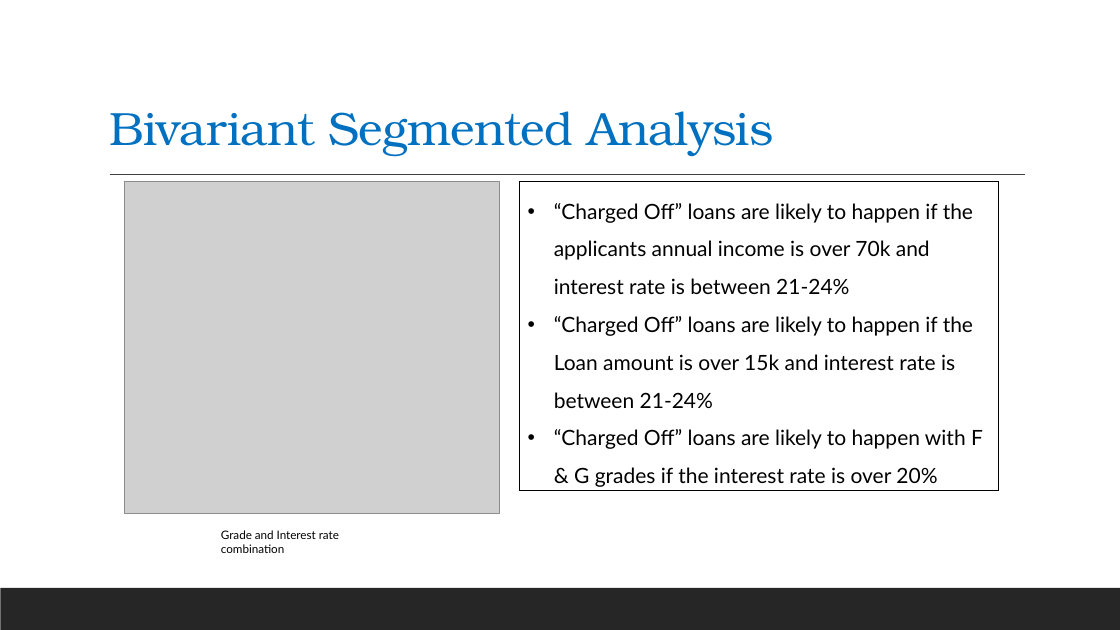
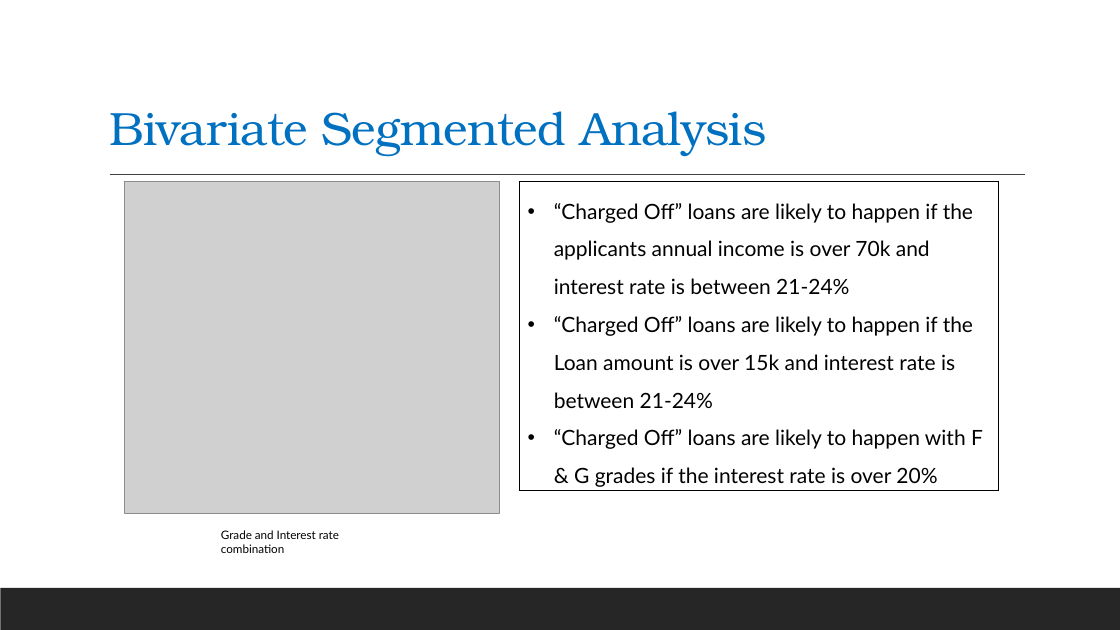
Before and after one commit to mrsivanandareddy/lending-club-case-study, a slide deck: slide 8 of Lending_Club_Case_Study.pptx (slide 23 before the commit). Drawn at 1120x630 pixels with LibreOffice and Linux fonts; fonts in the diff are those of the drawing; grey boxes stand for pictures. Boxes give left, top, right and bottom in pixels: in the first picture for what was removed or moved away, otherwise in the second. Text is boxed around its words. In the diff, an @@ line names an element or a change of style, - is before the commit and + after.

```diff
--- a/Lending_Club_Case_Study.pptx
+++ b/Lending_Club_Case_Study.pptx
@@ title at (x1=109, y1=111, x2=766, y2=155): text changed @@
-Bivariant Segmented Analysis
+Bivariate Segmented Analysis
```
Also in this commit, not shown: 9 other slides changed, 1 slide added, 16 slides removed, 1 other file.
